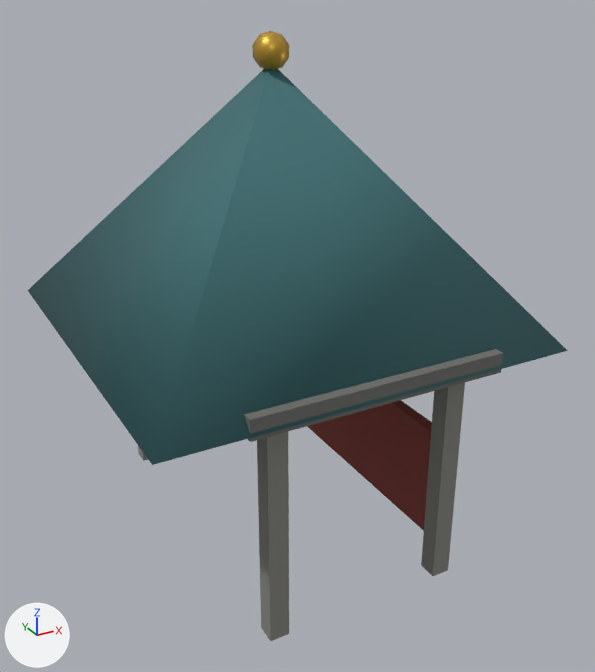
Before and after pictures for a commit that changed the Blender file models/ostanovki/stop-5.blend.
Before and after are seen from a 50 mm lens placed at (-3.66, -7.26, 5.76), pointed at (0.19, -0.26, 2.26). Arrows for +X, +Y and +Z are at lower left; the lights stay in place. The first picture is the older version.

The first picture shows '00_#85857f_r320', '01_paint0', '02_#6e6e6a', '03_paint2', '04_#c9a13a_r110'.
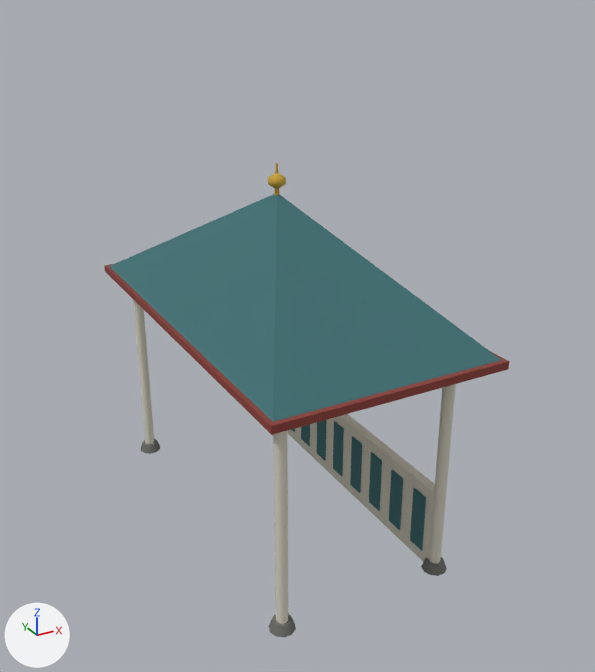
What changed in the scene script:
```text
Add mat_d8d4c4:
    mat_d8d4c4 = principled_material('#d8d4c4')
    mat_d8d4c4.base_color = (0.694, 0.666, 0.56)  # pale yellow #d9d5c5
    mat_d8d4c4.roughness = 0.85
Add mat_c9a13a:
    mat_c9a13a = principled_material('#c9a13a')
    mat_c9a13a.base_color = (0.592, 0.364, 0.0385)  # yellow #caa337
    mat_c9a13a.roughness = 0.85
Change me_00__85857f_r320:
    used by ob_00__85857f_r320; location = (0.0, 0.0, 0.0)
    remove me_00__85857f_r320.from_pydata(...)  # 32 vertices, 24 faces; spans x -1.0..1.1, y -1.9..1.9, z 0.0..2.4
    remove me_00__85857f_r320.materials.append(mat_85857f)  # grey #85857f
    add me_00__85857f_r320.from_pydata(...)  # 208 vertices, 232 faces; spans x -1.0..1.1, y -2.0..2.0, z 0.06..2.5
    me_00__85857f_r320 part 1: the loose piece of 8 vertices spanning x -1.0..-0.8, y 1.7..1.9, z 0.0..2.4 is rebuilt with 20 vertices and now spans x -0.91..-0.79, y 1.79..1.91, z 0.06..2.4, in mat_d8d4c4 (pale yellow #d9d5c5)
    me_00__85857f_r320 part 2: the loose piece of 8 vertices spanning x -1.0..-0.8, y -1.9..-1.7, z 0.0..2.4 is rebuilt with 20 vertices and now spans x -0.91..-0.79, y -1.91..-1.79, z 0.06..2.4, in mat_d8d4c4 (pale yellow #d9d5c5)
    me_00__85857f_r320 part 3: the loose piece of 8 vertices spanning x 0.9..1.1, y -1.9..-1.7, z 0.0..2.4 is rebuilt with 20 vertices and now spans x 0.89..1.01, y -1.91..-1.79, z 0.06..2.4, in mat_d8d4c4 (pale yellow #d9d5c5)
    me_00__85857f_r320 part 4: 64 vertices added at x -0.91..1.01, y -1.91..1.91, z 0.06..1.0
    other edits to the shape of me_00__85857f_r320 do not show in these pictures
    add me_00__85857f_r320.materials.append(mat_d8d4c4)  # pale yellow #d9d5c5
Change me_03_paint2:
    used by ob_03_paint2; location = (0.0, 0.0, 0.0)
    remove me_03_paint2.from_pydata(...)  # 8 vertices, 6 faces; spans x 0.94..1.06, y -1.7..1.7, z 0.4..1.6
    add me_03_paint2.from_pydata(...)  # 8 vertices, 12 faces; spans x -1.12..1.32, y -2.22..2.22, z 2.44..2.52
    me_03_paint2 part 5: the whole mesh is rebuilt
Add me_04__c9a13a:
    me_04__c9a13a.from_pydata(...)  # 54 vertices, 68 faces; spans x 0.01..0.19, y -0.086..0.086, z 3.7..4.05
    me_04__c9a13a.materials.append(mat_c9a13a)  # yellow #caa337
Add me_02_paint0:
    me_02_paint0.from_pydata(...)  # 88 vertices, 114 faces; spans x -1.1..1.3, y -2.2..2.2, z 0.2..3.75
    me_02_paint0.materials.append(mat_paint0)  # dark cyan #3d6f73
Add me_01__6e6e6a:
    me_01__6e6e6a.from_pydata(...)  # 160 vertices, 144 faces; spans x -0.98..1.08, y -1.98..1.98, z 0.06..0.16
    me_01__6e6e6a.materials.append(mat_6e6e6a)  # dark grey #6e6e6a
Remove ob_01_paint0:
    ob_01_paint0 = bpy.data.objects.new('01_paint0', me_01_paint0)
    ob_01_paint0.location = (0.0, 0.0, 0.0)
Remove ob_02__6e6e6a:
    ob_02__6e6e6a = bpy.data.objects.new('02_#6e6e6a', me_02__6e6e6a)
    ob_02__6e6e6a.location = (0.0, 0.0, 0.0)
Remove ob_04__c9a13a_r110:
    ob_04__c9a13a_r110 = bpy.data.objects.new('04_#c9a13a_r110', me_04__c9a13a_r110)
    ob_04__c9a13a_r110.location = (0.0, 0.0, 0.0)
Add ob_04__c9a13a:
    ob_04__c9a13a = bpy.data.objects.new('04_#c9a13a', me_04__c9a13a)
    ob_04__c9a13a.location = (0.0, 0.0, 0.0)
Add ob_02_paint0:
    ob_02_paint0 = bpy.data.objects.new('02_paint0', me_02_paint0)
    ob_02_paint0.location = (0.0, 0.0, 0.0)
Add ob_01__6e6e6a:
    ob_01__6e6e6a = bpy.data.objects.new('01_#6e6e6a', me_01__6e6e6a)
    ob_01__6e6e6a.location = (0.0, 0.0, 0.0)
```

Where the change shows, as pixel boxes (x1, y1, x2, y2) in the pictures (595 x 672 px):
'01_paint0', deleted (dark cyan): before (28, 69, 568, 465)
'02_paint0', added (dark cyan): after (109, 194, 501, 550)
'00_#85857f_r320', reshaped: before (138, 383, 465, 641); after (133, 300, 456, 624)
'03_paint2', reshaped: before (307, 400, 432, 531); after (104, 264, 509, 435)
'02_#6e6e6a', deleted: before (244, 349, 503, 442)
'04_#c9a13a_r110', deleted (yellow): before (253, 31, 289, 70)
'01_#6e6e6a', added: after (141, 439, 447, 637)
'04_#c9a13a', added: after (268, 163, 286, 196)
part 1 of me_00__85857f_r320, rebuilt (mostly hidden before): before (138, 446, 148, 461); after (133, 300, 154, 444)
part 2 of me_00__85857f_r320, rebuilt (52% narrower, 8% shorter): before (257, 432, 289, 641); after (273, 431, 288, 624)
part 3 of me_00__85857f_r320, rebuilt (38% narrower, 7% shorter): before (421, 383, 465, 576); after (429, 384, 456, 564)
part 4 of me_00__85857f_r320, added (pale yellow): after (287, 414, 435, 562)
